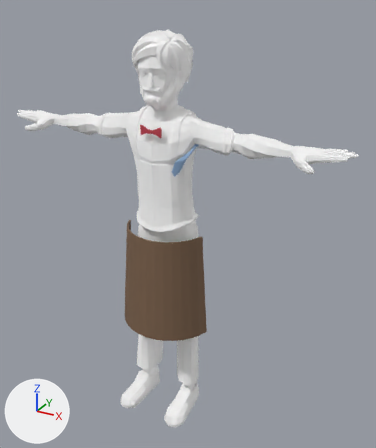
Before and after pictures for a commit that changed the glTF model src/assets/models/barman.glb.
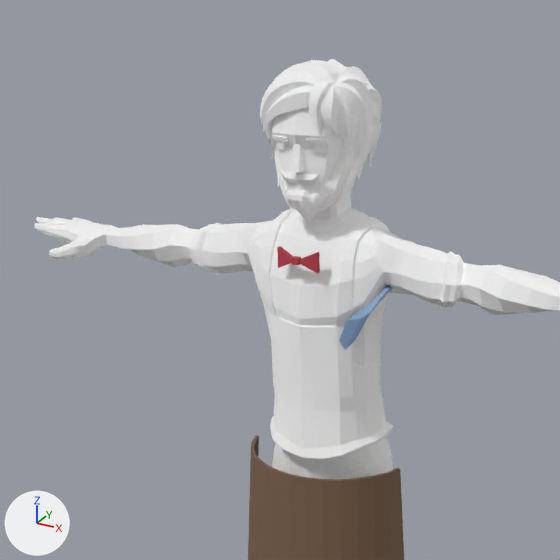
Each version appears first whole from a 50 mm lens placed at (1.167, -1.969, 1.968), pointed at (0.093, -0.016, 0.991), and next in a close-up on the part from 0% to 75% of the width and 0% to 63% of the height. Lighting does not change. The marker at lower left points along +X, +Y and +Z. The first two pictures are the older version. Vertices at exactly the same position are counted once.

In view in the first close-up: 'Adventurer_Head', 'Farmer_Body', 'Suit_Legs', 'Tablier', 'Torchon' and 1 more.
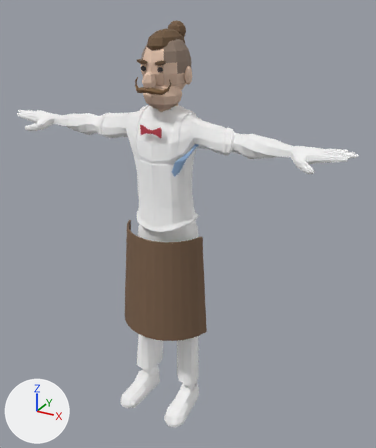
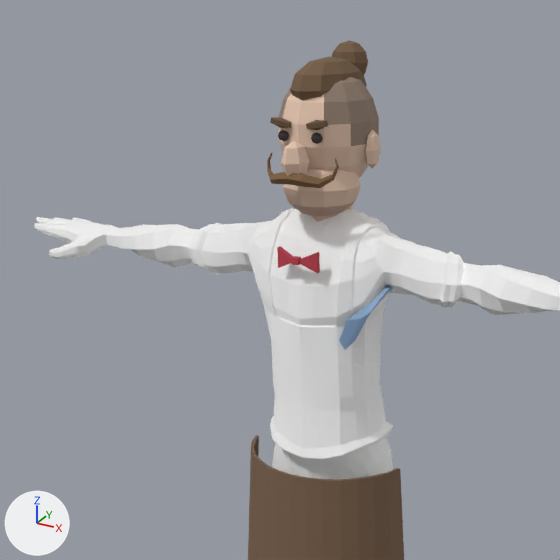
The newer file is also rescaled (x0.983) as a whole; pictures and numbers use the older file's frame.

Where the change shows, as pixel boxes (x1, y1, x2, y2) in the close-ups (560 x 560 px):
'Adventurer_Head', reshaped, recoloured (7% narrower, 11% taller): before (260, 59, 382, 222); after (267, 41, 381, 222)
part 1 of me_cube_039, added (beige): after (283, 169, 361, 216)
part 2 of me_cube_039, added (beige): after (281, 141, 309, 176)
part 3 of me_cube_039, added (beige): after (365, 130, 381, 169)
part 4 of me_cube_039, added (brown): after (290, 57, 367, 100)
part 5 of me_cube_039, added (brown): after (332, 41, 368, 75)
part 6 of me_cube_039, added: after (278, 130, 289, 141)
part 7 of me_cube_039, added: after (311, 133, 323, 144)
part 8 of me_cube_039, rebuilt: before (272, 107, 369, 220); after (279, 77, 379, 178)
part 9 of me_cube_039, added (brown): after (267, 153, 339, 188)
part 10 of me_cube_039, added (mostly hidden): after (312, 204, 353, 222)
part 11 of me_cube_039, added: after (270, 117, 292, 128)
part 12 of me_cube_039, added: after (306, 120, 328, 130)
part 13 of me_cube_039, deleted: before (271, 59, 382, 222)
part 14 of me_cube_039, deleted: before (260, 60, 354, 212)

Edits to the bpy script that builds the scene:
```text
Change me_cube_039:
    remove me_cube_039.from_pydata(...)  # 1944 vertices, 3620 faces; spans x -0.107..0.111, y -0.173..0.093, z 1.43..1.84
    remove me_cube_039.materials.append(mat_skin_001)  # white #ffffff
    remove me_cube_039.materials.append(mat_eyebrows_001)  # white #ffffff
    remove me_cube_039.materials.append(mat_hair_001)  # white #ffffff
    remove me_cube_039.materials.append(mat_eye_001)  # white #ffffff
    add me_cube_039.from_pydata(...)  # 480 vertices, 892 faces; spans x -0.114..0.114, y -0.206..0.094, z 1.448..1.872
    me_cube_039 part 1: a new loose piece, a UV sphere (10 segments, 6 rings, poles along z) spanning x -0.081..0.081, y -0.157..0.018, z 1.524..1.659, in mat_tete_skin (beige #eccbb5)
    me_cube_039 part 2: a new loose piece, a UV sphere (6 segments, 4 rings, poles along z) spanning x -0.022..0.022, y -0.206..-0.131, z 1.609..1.692, in mat_tete_skin (beige #eccbb5)
    me_cube_039 part 3: a new loose piece, a UV sphere (6 segments, 4 rings, poles along z) spanning x 0.09..0.114, y -0.057..-0.002, z 1.626..1.705, in mat_tete_skin (beige #eccbb5)
    me_cube_039 part 4: a new loose piece, a UV sphere (10 segments, 6 rings, poles along z) spanning x -0.058..0.058, y -0.147..0.087, z 1.725..1.844, in mat_tete_hair (brown #73593f)
    me_cube_039 part 5: a new loose piece, an icosphere of 80 faces spanning x -0.043..0.043, y 0.015..0.094, z 1.787..1.872, in mat_tete_hair (brown #73593f)
    me_cube_039 part 6: a new loose piece, a UV sphere (6 segments, 4 rings, poles along z) spanning x -0.052..-0.028, y -0.154..-0.142, z 1.686..1.708, in mat_tete_eye (dark grey #383030)
    me_cube_039 part 7: a new loose piece, a UV sphere (6 segments, 4 rings, poles along z) spanning x 0.028..0.052, y -0.154..-0.142, z 1.686..1.708, in mat_tete_eye (dark grey #383030)
    me_cube_039 part 8: the loose piece of 192 vertices spanning x -0.093..0.093, y -0.169..0.062, z 1.43..1.81 is rebuilt with 98 vertices and now spans x -0.1..0.1, y -0.154..0.084, z 1.574..1.827
    me_cube_039 part 9: a new loose piece of 66 vertices spanning x -0.083..0.083, y -0.2..-0.136, z 1.604..1.66, in mat_tete_tache (brown #81613f)
    me_cube_039 part 10: a new loose piece of 16 vertices spanning x -0.053..0.053, y -0.088..0.019, z 1.448..1.616, in mat_tete_skin (beige #eccbb5)
    me_cube_039 part 11: a new loose piece of 14 vertices spanning x -0.065..-0.02, y -0.161..-0.14, z 1.713..1.733, in mat_tete_brow (brown #695038)
    me_cube_039 part 12: a new loose piece of 14 vertices spanning x 0.02..0.065, y -0.161..-0.14, z 1.713..1.733, in mat_tete_brow (brown #695038)
    me_cube_039 part 13: 38 loose pieces with 1515 vertices, spanning x -0.107..0.111, y -0.173..0.093, z 1.521..1.84, are deleted
    me_cube_039 part 14: 237 vertices removed from x -0.099..0.089, y -0.166..-0.06, z 1.549..1.839
    other edits to the shape of me_cube_039 do not show in these pictures
    add me_cube_039.materials.append(mat_tete_skin)  # beige #eccbb5
    add me_cube_039.materials.append(mat_tete_hair)  # brown #73593f
    add me_cube_039.materials.append(mat_tete_stubble)  # brown #958173
    add me_cube_039.materials.append(mat_tete_eye)  # dark grey #383030
    add me_cube_039.materials.append(mat_tete_brow)  # brown #695038
    add me_cube_039.materials.append(mat_tete_tache)  # brown #81613f
```
